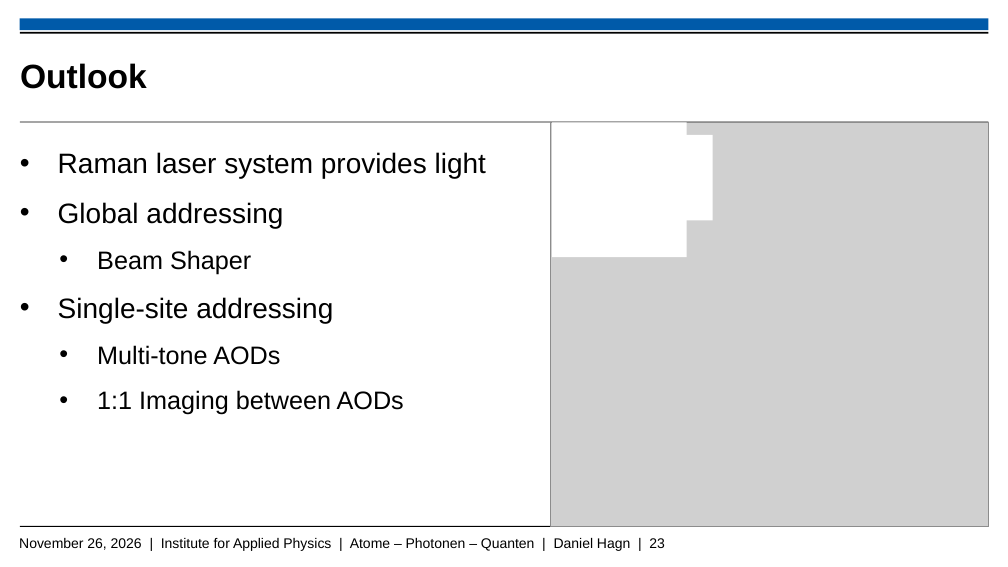
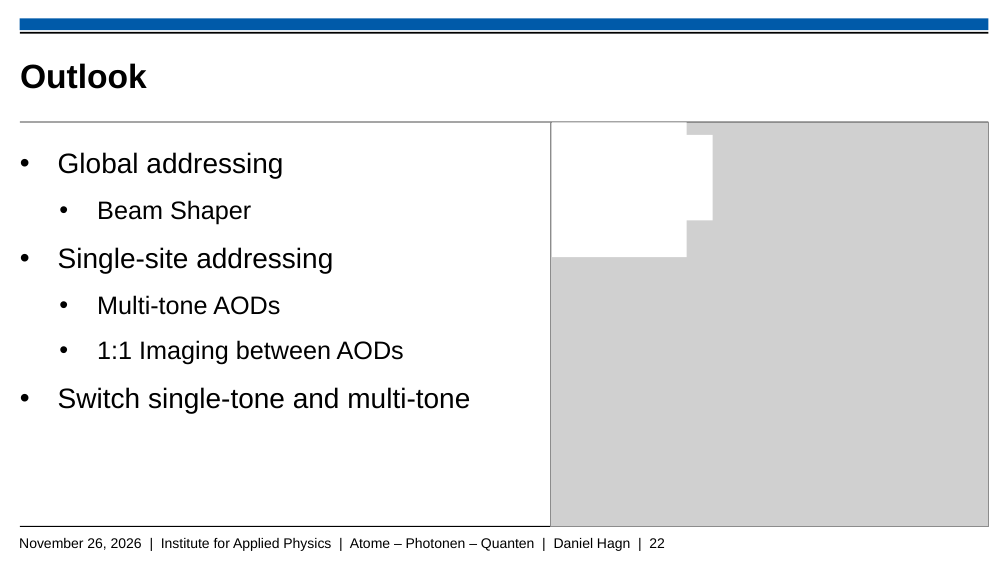
Before and after one commit to Daniel-Hagn-physik/Masterthesis_Backup, a slide deck: slide 22 of Hagn_Daniel_Mastervortrag.pptx (slide 23 before the commit). Drawn at 1008x567 pixels with LibreOffice and Linux fonts; fonts in the diff are those of the drawing; grey boxes stand for pictures; background and template pictures are left out. Boxes give left, top, right and bottom in pixels: in the first picture for what was removed or moved away, otherwise in the second. Text is boxed around its words. In the diff, an @@ line names an element or a change of style, - is before the commit and + after.

Commit message:
16.11

```diff
--- a/Hagn_Daniel_Mastervortrag.pptx
+++ b/Hagn_Daniel_Mastervortrag.pptx
@@ text at (58, 152, 486, 178): paragraph removed @@
-• Raman laser system provides light
@@ text at (58, 387, 470, 413): paragraph added @@
+  • Switch single-tone and multi-tone
@@ text at (19, 538, 665, 551): text changed @@
-November 26, 2026 | Institute for Applied Physics | Atome – Photonen – Quanten | Daniel Hagn | 23
+November 26, 2026 | Institute for Applied Physics | Atome – Photonen – Quanten | Daniel Hagn | 22
```
Also in this commit, not shown: 5 other slides changed, 4 slides added.
